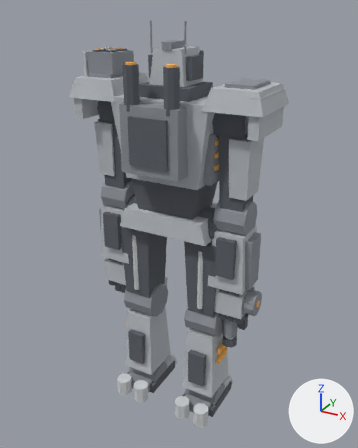
The glTF model client/public/models/titan.glb, before and after one commit.
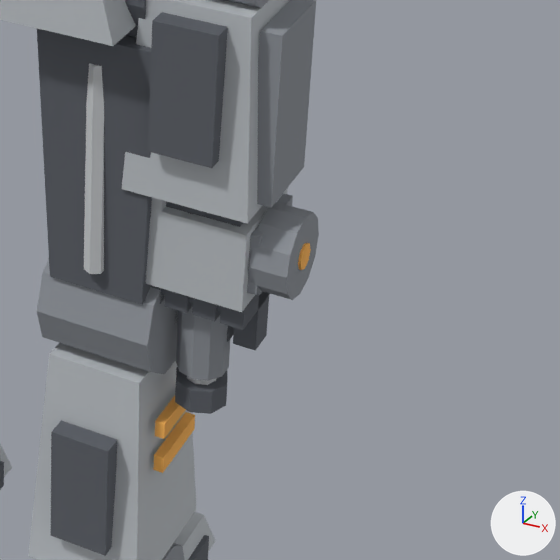
Old and new are each drawn whole from a 50 mm camera at (29.6, -52.9, 17.8) aimed at (0.4, 0.2, -8.8) and again close up on the part from 49% to 92% of the width and 52% to 87% of the height. Arrows for +X, +Y and +Z are at lower right; the lights stay in place. The older version's two pictures come first. Where no turn or scale is listed for an object, it has been applied to the vertices. Vertices at exactly the same position are counted once.

The first close-up shows 'closed_R', 'fist_R', 'foot_R', 'fore_R', 'gun_R', 'open_R', 'shin_R', 'thigh_R', 'torso' and 1 more.
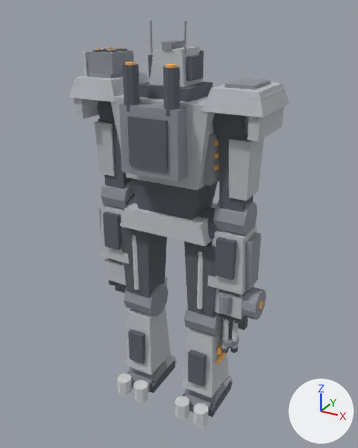
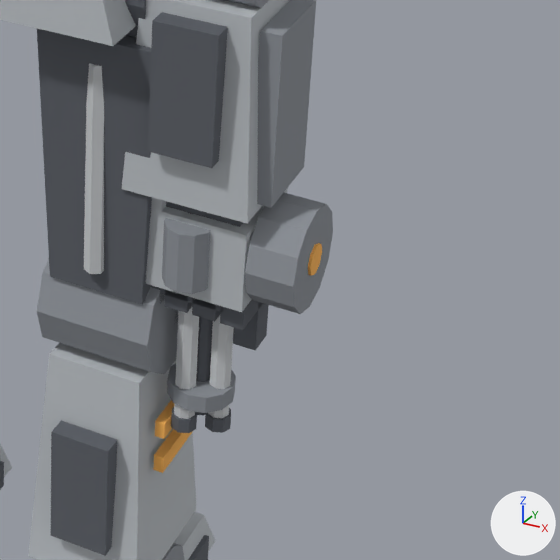
The change, as a list of edits to the scene's bpy script:
```text
Change me_gun_r:
    used by ob_gun_r; location = (8.5, 0.0, -18.0)
    remove me_gun_r.from_pydata(...)  # 224 vertices, 424 faces; spans x -1.2..3.8, y -1.8..1.4, z -7.2..2.3
    add me_gun_r.from_pydata(...)  # 148 vertices, 280 faces; spans x -1.3..4.2, y -2.8..1.8, z -1.8..2.6
    me_gun_r part 1: the loose piece of 66 vertices spanning x -1.2..1.2, y -1.4..0.6, z -1.9..2.3 is scaled about its middle by (1.08, 1.1, 1.05), then moved by (0.0, 0.0, 0.2)
    me_gun_r part 2: the loose piece of 36 vertices spanning x 2.3..3.7, y -1.8..1.4, z -1.0..2.2 is scaled about its middle by (1.29, 1.25, 1.25), then moved by (0.2, 0.0, 0.0)
    me_gun_r part 3: a new loose piece, an 8-sided cylinder along x spanning x 4.1..4.2, y -0.8..0.4, z 0.0..1.2, in mat_lamp (orange #ffb859)
    me_gun_r part 4: a new loose piece of 30 vertices spanning x -0.86..0.86, y -2.8..-1.0, z -0.6..1.8, in mat_metal (grey #8e9399)
    me_gun_r part 5: the loose piece of 50 vertices spanning x -0.95..0.95, y -1.0..1.0, z -5.5..-1.1 is deleted
    me_gun_r part 6: the loose piece of 40 vertices spanning x -0.6..0.6, y -0.6..0.6, z -7.2..-1.4 is deleted
    me_gun_r part 7: the loose piece of 16 vertices spanning x -1.05..1.05, y -1.05..1.05, z -7.0..-6.0 is deleted
    me_gun_r part 8: the loose piece of 16 vertices spanning x 3.7..3.8, y -0.7..0.3, z 0.1..1.1 is deleted
    remove me_gun_r.materials.append(mat_steel)  # light grey #ced1d4
Add me_barrels_r:
    me_barrels_r.from_pydata(...)  # 160 vertices, 284 faces; spans x -1.35..1.35, y -1.35..1.35, z -8.0..-0.7
    # faces by material slot: [112, 88, 84]
    me_barrels_r.materials.append(mat_dark)  # dark grey #5d6169
    me_barrels_r.materials.append(mat_metal)  # grey #8e9399
    me_barrels_r.materials.append(mat_steel)  # light grey #ced1d4
Add ob_barrels_r:
    ob_barrels_r = bpy.data.objects.new('barrels_R', me_barrels_r)
    ob_barrels_r.location = (8.5, 0.0, -18.0)
```

Where the change shows, as pixel boxes (x1, y1, x2, y2) in the close-ups (560 x 560 px; the box of a moved part takes in the faces that stretch with it):
'gun_R', reshaped
    before: (161, 202, 319, 414)
    after: (160, 193, 333, 314)
'barrels_R', added
    after: (167, 308, 236, 433)
    faces in mat_steel (light grey #ced1d4): (174, 308, 234, 419)
    faces in mat_metal (grey #8e9399): (167, 363, 236, 413)
    faces in mat_dark (dark grey #5d6169): (171, 317, 231, 433)
part 1 of me_gun_r, moved or reshaped (mostly hidden)
    before: (161, 288, 221, 312)
    after: (160, 288, 223, 312)
part 2 of me_gun_r, moved or reshaped
    before: (249, 202, 319, 300)
    after: (245, 193, 333, 314)
part 3 of me_gun_r, added
    after: (308, 243, 322, 276)
part 4 of me_gun_r, added
    after: (162, 218, 211, 294)
part 5 of me_gun_r, deleted
    before: (176, 308, 230, 381)
part 6 of me_gun_r, deleted (mostly hidden)
    before: (187, 376, 216, 385)
part 7 of me_gun_r, deleted
    before: (175, 367, 227, 414)
part 8 of me_gun_r, deleted
    before: (298, 243, 311, 270)
